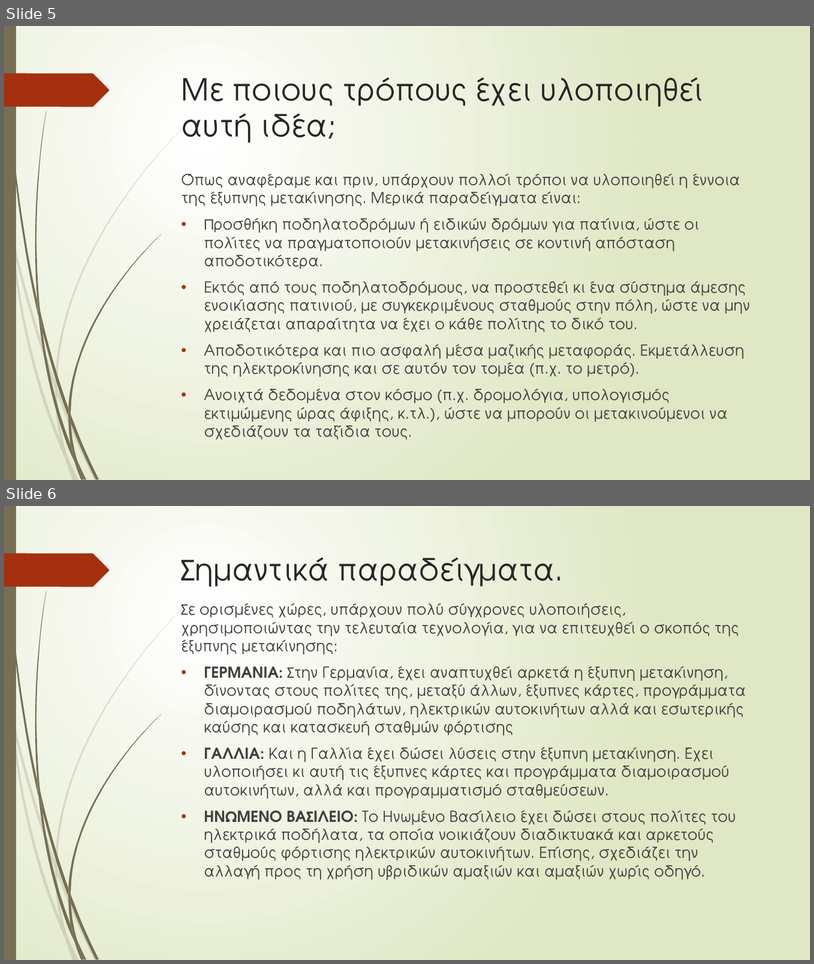
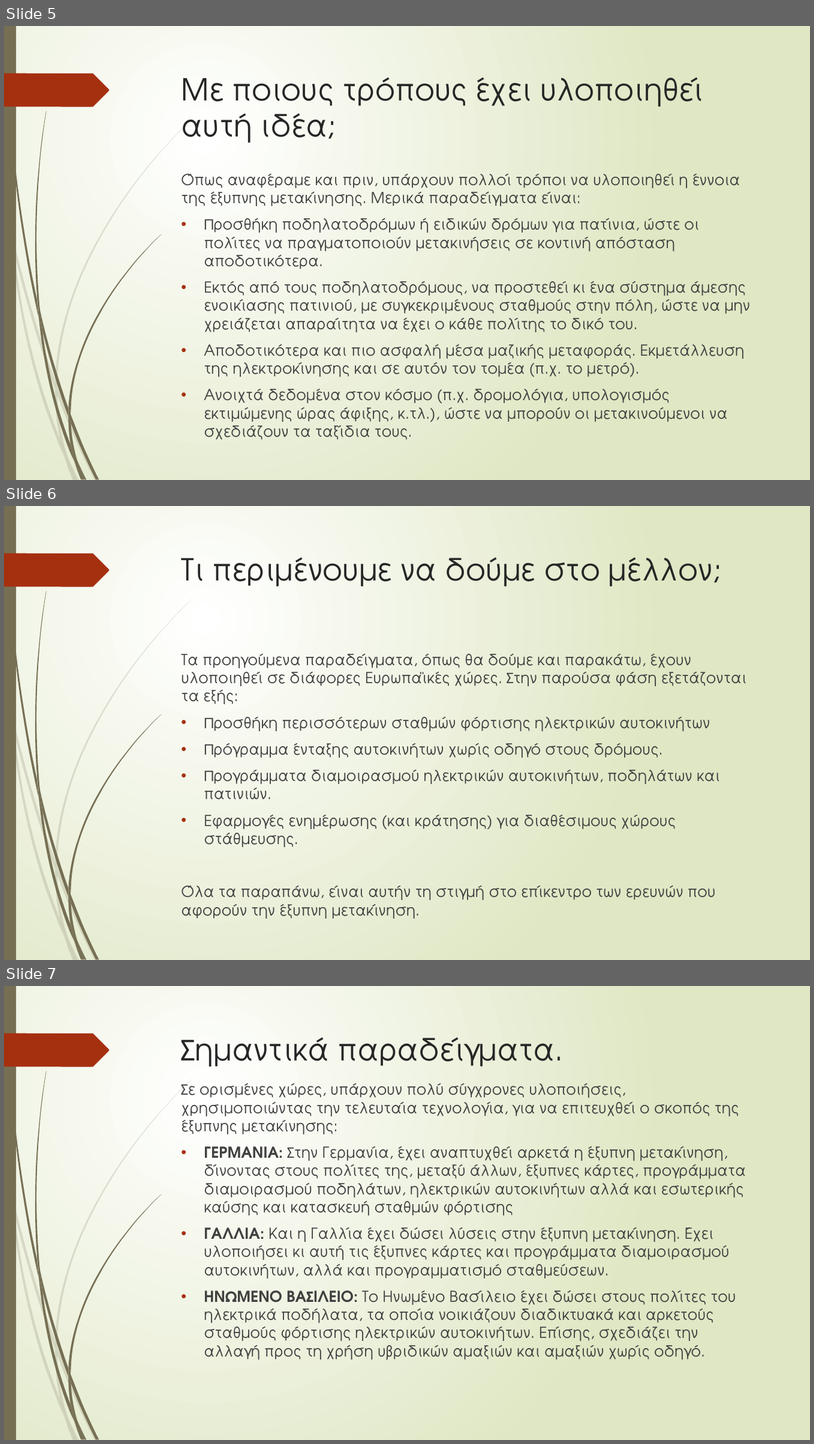
Before and after one commit to GeorgeMC2610/Contiki-Cooja-Simulations, a slide deck: final/p19204.pptx. Shown one above the other, each under a label of ours: slides 5 and 6 before the commit, slides 5, 6 and 7 after it. The pictures are 814x964 and 814x1444 pixels, drawn with LibreOffice and Linux fonts; fonts in the diff are those of the drawing. Boxes give left, top, right and bottom in pixels: in the first picture for what was removed or moved away, otherwise in the second. Text is boxed around its words. In the diff, an @@ line names an element or a change of style, - is before the commit and + after.

```diff
--- a/final/p19204.pptx
+++ b/final/p19204.pptx
@@ slide 6 added at box(4, 506, 810, 960), background gradient #FFFFFF to #DFE8C4; not listed: 24 template elements that a slide beside it also shows @@
@@ title added at box(182, 557, 722, 586), 36 pt, text #262626 @@
+Τι περιμένουμε να δούμε στο μέλλον;
@@ text added at box(181, 654, 747, 918), 18 pt, text #404040 @@
+Τα προηγούμενα παραδείγματα, όπως θα δούμε και παρακάτω, έχουν υλοποιηθεί σε διάφορες Ευρωπαϊκές χώρες. Στην παρούσα φάση εξετάζονται τα εξής:
+• Προσθήκη περισσότερων σταθμών φόρτισης ηλεκτρικών αυτοκινήτων
+• Πρόγραμμα ένταξης αυτοκινήτων χωρίς οδηγό στους δρόμους.
+• Προγράμματα διαμοιρασμού ηλεκτρικών αυτοκινήτων, ποδηλάτων και πατινιών.
+• Εφαρμογές ενημέρωσης (και κράτησης) για διαθέσιμους χώρους στάθμευσης.
+Όλα τα παραπάνω, είναι αυτήν τη στιγμή στο επίκεντρο των ερευνών που αφορούν την έξυπνη μετακίνηση.
@@ what was slide 6 is now slide 7 @@
```
Also in this commit, not shown: 2 other slides added.
